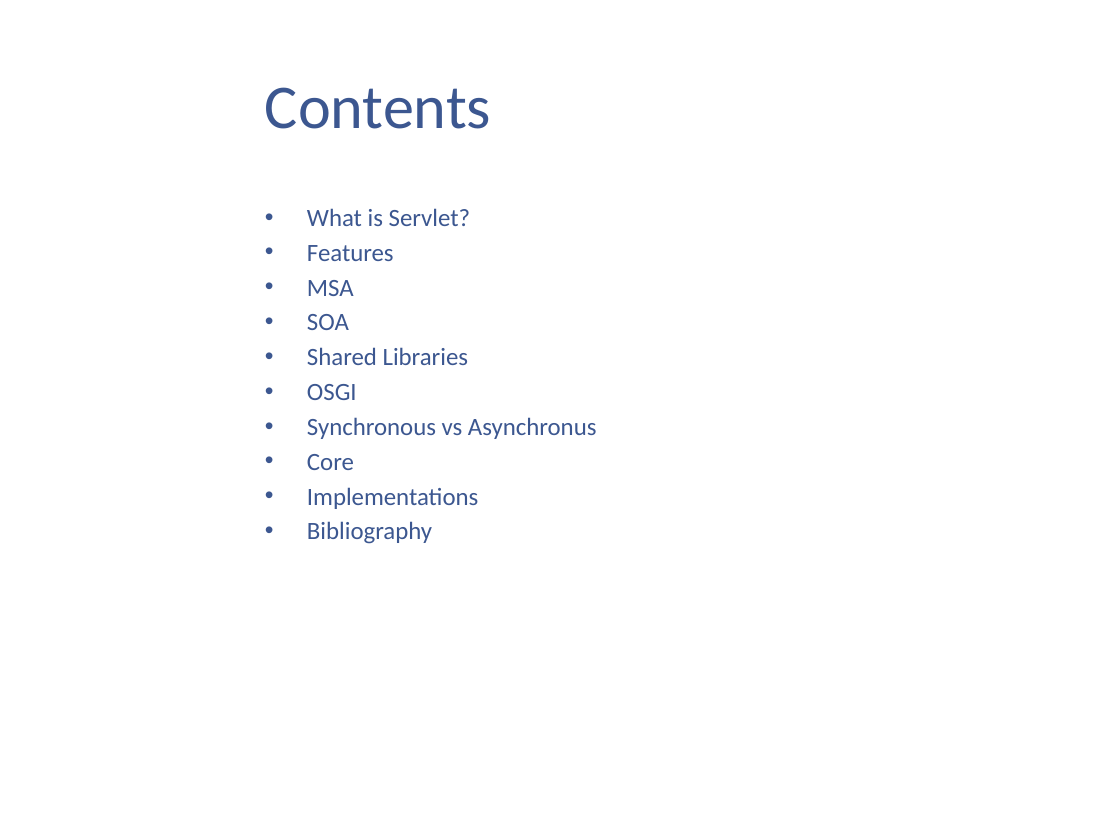
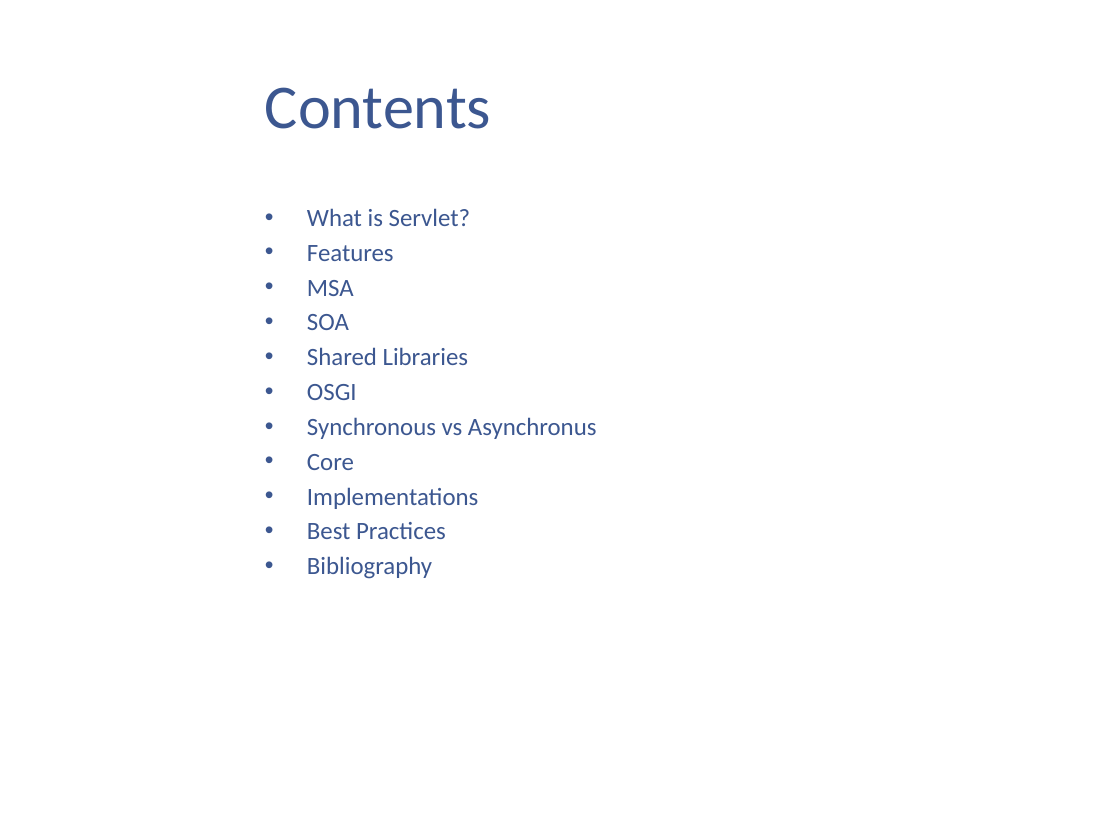
Before and after one commit to kenshincommon/ppts, a slide deck: slide 2 of Presentations/Microservices/Microservices.pptx. Drawn at 1120x840 pixels with LibreOffice and Linux fonts; fonts in the diff are those of the drawing; background and template pictures are left out. Boxes give left, top, right and bottom in pixels: in the first picture for what was removed or moved away, otherwise in the second. Text is boxed around its words. In the diff, an @@ line names an element or a change of style, - is before the commit and + after.

Commit message:
Added new ppts

```diff
--- a/Presentations/Microservices/Microservices.pptx
+++ b/Presentations/Microservices/Microservices.pptx
@@ text at (307, 522, 446, 539): paragraph added @@
+• Best Practices
```
Also in this commit, not shown: 3 slides added, 4 other files.
